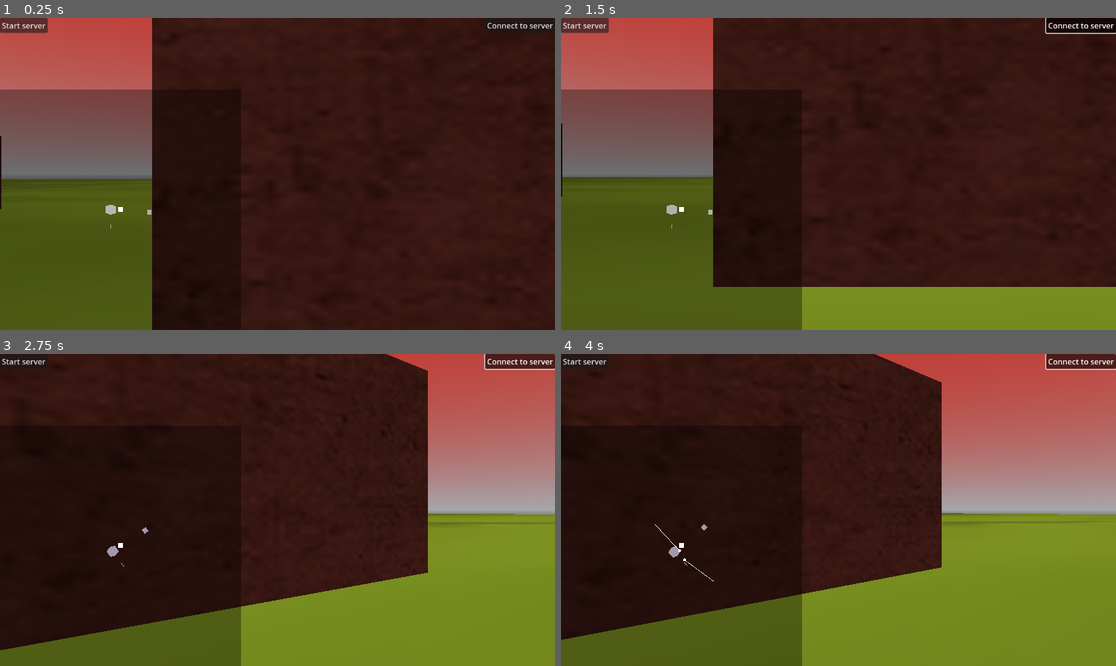
Above: before the commit, frames 1-4 (two rows, left to right).
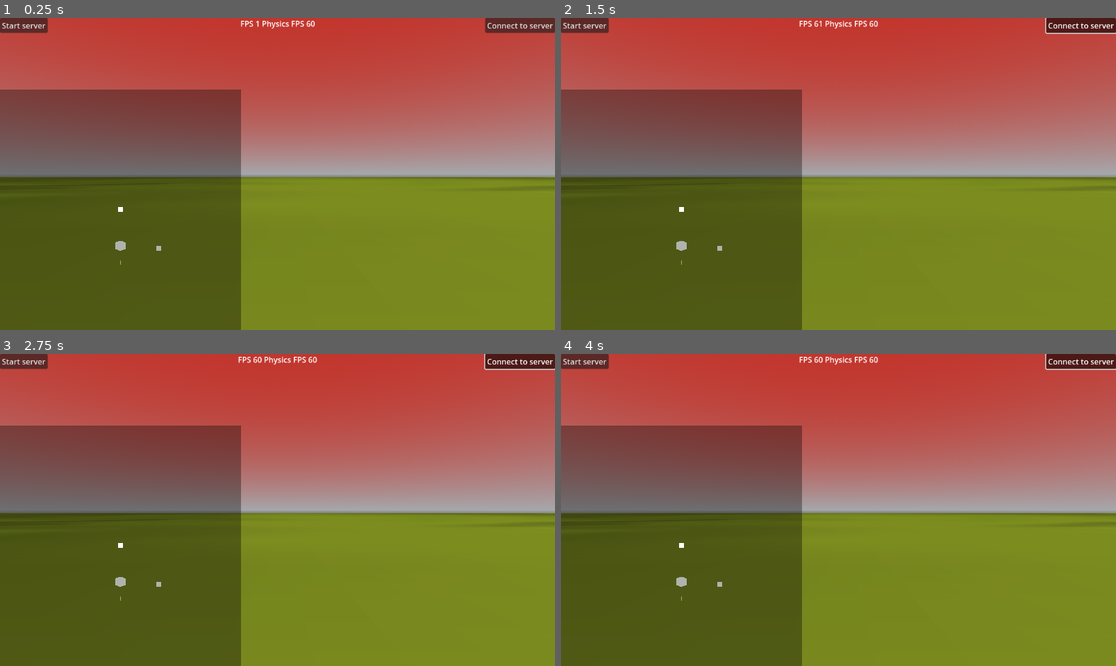
Above: after the commit, the same moments.

Repository: Gabooot/rebuild
Game: Godot game, scene res://game.tscn
Two runs of this game, one before a commit and one after it. Both use one fixed random seed, a clock stepped at 60 frames per second and the inputs below.
Inputs:
- Up to frame 1 (0.25 s): no input
- Up to frame 2 (1.5 s): click "Start server" at 0.5 s; click "Connect to server" at 1.25 s
- Up to frame 3 (2.75 s): hold Right (turn_right) from 2.03 s (still down); tap I (spawn) at 2.1 s
- Up to frame 4 (4 s): release Right (turn_right) at 2.78 s; hold Down (move_backward) 2.78-3.53 s; tap Delete (self-destruct) at 2.85 s; tap I (spawn) at 3.05, 3.8 s; hold Right (turn_right) from 3.53 s (still down); tap S (shoot) at 3.6 s

The runs differ from the first frame. In frame 1, 73% of the frame differs, in the area x 0-100%, y 0-100%; in frame 2, 63%; in frame 3, 63%; in frame 4, 54%.
Error before the commit: Invalid access to property or key 'global_position' on a base object of type 'null instance'. (res://client.gd:15)
Error after the commit: Invalid access to property or key 'velocity' on a base object of type 'null instance'. (res://client.gd:19)

Commit message:
primitive networking

Diff:
--- a/base.gd
+++ b/base.gd
@@ -10,13 +10,15 @@
 func _process(_delta):
 	#print(Engine.get_frames_per_second())
 	if Input.is_action_just_pressed('spawn'):
-		spawn(Vector3(0,3,0))
+		spawn(Vector3(0,3,0), 0)
 	if Input.is_action_just_pressed('self-destruct') and self.get_node_or_null('player'):
 		apoptose(self.get_node('player'))
 
-func spawn(location):
+func spawn(location, id_number):
+	print("id spawned: ", id_number)
 	var tank = preload("res://tank.tscn" )
 	var player = tank.instantiate()
+	player.name = str(id_number)
 	add_child(player)
 	player.position = location
 
--- a/client.gd
+++ b/client.gd
@@ -1,31 +1,58 @@
 extends Node
 
 var udp = PacketPeerUDP.new()
-var connected = false
+var is_connected = false
 @export var is_client = false
 func _ready():
 	if is_client:
 		udp.connect_to_host("127.0.0.1", 5194)
 
-func _process(_delta):
-	connect_to_server()
+func _physics_process(delta):
+	if not is_connected and is_client:
+		connect_to_server()
+	elif is_connected and is_client:
+		send_player_movement()
+		apply_server_update(delta)
 
 
 func connect_to_server():
-	var data = %player/collision.global_position
-	data = [data[0], data[1], data[2]]
-	if !connected and is_client:
+	var data = %player/collision.velocity
+	data = [data[0], data[1], data[2], %player/collision.angular_velocity]
+	if !is_connected and is_client:
 		udp.put_packet(PackedFloat32Array(data).to_byte_array())
 	elif is_client:
 		udp.put_packet(PackedFloat32Array(data).to_byte_array())
 	if udp.get_available_packet_count() > 0:
 		print("Connected: %s" % udp.get_packet().to_float32_array())
-		connected = true
+		%player/collision.global_position = Vector3(0, 0.5, 10)
+		is_connected = true
 
-func player_movement():
-	pass
+func send_player_movement() -> void:
+	var data = %player/collision.input_velocity
+	data = [data[0], data[1], data[2], %player/collision.angular_velocity]
+	udp.put_packet(PackedFloat32Array(data).to_byte_array())
+
+
+func apply_server_update(delta) -> void:
+	var packets = Array()
+	var player = %player/collision
+	#packets.append(udp.get_packet())
+	for i in range(0, udp.get_available_packet_count()):
+		var packet = udp.get_packet()
+		packets.append(extract_data_from_packet(packet))
+		packets.reverse()
+		player.recent_server_data.append_array(packets)
 
 func _on_client_button_button_up():
 	if not is_client:
 		is_client = true
 		udp.connect_to_host("127.0.0.1", 5194)
+
+func extract_data_from_packet(packet) -> Dictionary:
+	var data = Array(packet.to_float32_array())
+	var packet_dict = {"quat": Quaternion(data[0], data[1], data[2], data[3]),
+					"origin": Vector3(data[4], data[5], data[6]),
+					"velocity": Vector3(data[7], data[8], data[9]),
+					"angular_velocity": data[10],
+					"packet_number": data[11]}
+	return packet_dict
--- a/fps.gd
+++ b/fps.gd
@@ -7,5 +7,8 @@
 
 
 # Called every frame. 'delta' is the elapsed time since the previous frame.
-func _process(delta):
-	set_text("FPS " + String(Engine.get_frames_per_second()))
+func _process(_delta):
+	pass
+
+func _physics_process(delta):
+	set_text("FPS " + str(Engine.get_frames_per_second()) + " Physics FPS " + str(1/delta))
--- a/game.tscn
+++ b/game.tscn
@@ -17,6 +17,7 @@
 [ext_resource type="Script" path="res://player.gd" id="12_r3yd4"]
 [ext_resource type="Script" path="res://addons/smoothing/smoothing.gd" id="13_cvbsv"]
 [ext_resource type="Texture2D" uid="uid://dqgl1l1ebtf2y" path="res://BZtextures/blue_tank.png" id="14_aabfp"]
+[ext_resource type="Script" path="res://fps.gd" id="19_5uswt"]
 
 [sub_resource type="StandardMaterial3D" id="StandardMaterial3D_d0wba"]
 transparency = 4
@@ -38,13 +39,13 @@
 
 [sub_resource type="StandardMaterial3D" id="StandardMaterial3D_ir4qf"]
 shading_mode = 2
-specular_mode = 2
+diffuse_mode = 1
+specular_mode = 1
 albedo_texture = ExtResource("2_w8ucs")
 
 [sub_resource type="BoxMesh" id="BoxMesh_4cuws"]
 lightmap_size_hint = Vector2i(1004, 506)
 material = SubResource("StandardMaterial3D_ir4qf")
-add_uv2 = true
 size = Vector3(100, 0.1, 100)
 
 [sub_resource type="BoxShape3D" id="BoxShape3D_mtlcg"]
@@ -52,25 +53,25 @@
 
 [sub_resource type="StandardMaterial3D" id="StandardMaterial3D_jhtk0"]
 shading_mode = 2
-specular_mode = 2
+diffuse_mode = 1
+specular_mode = 1
 albedo_texture = ExtResource("4_h43vm")
 
 [sub_resource type="BoxMesh" id="BoxMesh_t74fi"]
 lightmap_size_hint = Vector2i(34, 51)
 material = SubResource("StandardMaterial3D_jhtk0")
-add_uv2 = true
 size = Vector3(3, 3, 3)
 
 [sub_resource type="StandardMaterial3D" id="StandardMaterial3D_x8lrk"]
 shading_mode = 2
-specular_mode = 2
+diffuse_mode = 1
+specular_mode = 1
 albedo_texture = ExtResource("4_h43vm")
 texture_repeat = false
 
 [sub_resource type="BoxMesh" id="BoxMesh_pgct8"]
 lightmap_size_hint = Vector2i(34, 51)
 material = SubResource("StandardMaterial3D_x8lrk")
-add_uv2 = true
 size = Vector3(3, 3, 3)
 
 [sub_resource type="StandardMaterial3D" id="StandardMaterial3D_wnkkh"]
@@ -98,6 +99,7 @@
 
 [sub_resource type="Sky" id="Sky_sqbtf"]
 sky_material = SubResource("ProceduralSkyMaterial_yh5wh")
+radiance_size = 6
 
 [sub_resource type="Environment" id="Environment_7rpx0"]
 background_mode = 2
@@ -106,19 +108,19 @@
 [node name="game" type="Node"]
 script = ExtResource("1_gsxox")
 
-[node name="server" type="Node" parent="."]
+[node name="UDPserver" type="Node" parent="."]
 script = ExtResource("2_jja4c")
 
-[node name="server_button" type="Button" parent="server"]
+[node name="server_button" type="Button" parent="UDPserver"]
 offset_right = 8.0
 offset_bottom = 8.0
 text = "Start server
 "
 
-[node name="client" type="Node" parent="."]
+[node name="UDPclient" type="Node" parent="."]
 script = ExtResource("3_ftabj")
 
-[node name="client_button" type="Button" parent="client"]
+[node name="client_button" type="Button" parent="UDPclient"]
 anchors_preset = 1
 anchor_left = 1.0
 anchor_right = 1.0
@@ -129,7 +131,7 @@
 text = "Connect to server"
 
 [node name="DirectionalLight3D" type="DirectionalLight3D" parent="."]
-transform = Transform3D(1, 0, 0, 0, -0.66262, 0.748956, 0, -0.748956, -0.66262, 0.908, 10, -0.516)
+transform = Transform3D(1, 0, 0, 0, -0.66262, 0.748956, 0, -0.748956, -0.66262, 0, 0, 0)
 
 [node name="teleporter" parent="." instance=ExtResource("7_jsc8d")]
 transform = Transform3D(1, 0, 0, 0, 1, 0, 0, 0, 1, 0, 2, 7)
@@ -224,7 +226,7 @@
 
 [node name="player" type="Node3D" parent="."]
 unique_name_in_owner = true
-transform = Transform3D(1, 0, 0, 0, 1, 0, 0, 0, 1, 4, 1, 0)
+transform = Transform3D(1, 0, 0, 0, 1, 0, 0, 0, 1, 0, 0.5, -15)
 
 [node name="collision" type="CharacterBody3D" parent="player"]
 input_ray_pickable = false
@@ -246,7 +248,7 @@
 mesh = SubResource("BoxMesh_jpywd")
 
 [node name="Camera3D" type="Camera3D" parent="."]
-fov = 45.0
+fov = 60.0
 script = ExtResource("4_ylhbn")
 
 [node name="radar" type="ColorRect" parent="."]
@@ -271,5 +273,18 @@
 [node name="WorldEnvironment" type="WorldEnvironment" parent="."]
 environment = SubResource("Environment_7rpx0")
 
-[connection signal="button_up" from="server/server_button" to="server" method="_on_server_button_button_up"]
-[connection signal="button_up" from="client/client_button" to="client" method="_on_client_button_button_up"]
+[node name="Label" type="Label" parent="."]
+anchors_preset = 5
+anchor_left = 0.5
+anchor_right = 0.5
+offset_left = -20.0
+offset_right = 20.0
+offset_bottom = 26.0
+grow_horizontal = 2
+size_flags_horizontal = 3
+size_flags_vertical = 6
+text = "Test"
+script = ExtResource("19_5uswt")
+
+[connection signal="button_up" from="UDPserver/server_button" to="UDPserver" method="_on_server_button_button_up"]
+[connection signal="button_up" from="UDPclient/client_button" to="UDPclient" method="_on_client_button_button_up"]
--- a/player.gd
+++ b/player.gd
@@ -1,58 +1,74 @@
 extends "Standard3D.gd"
 
 # Maximum speed of tank.
-@export var MAX_SPEED = 4
+@export var MAX_SPEED = 5
 # The downward acceleration when in the air, in meters per second squared.
 @export var GRAVITY = 9.8
 # Tank turn rate
-@export var TURN_SPEED = 1
+@export var TURN_SPEED = 0.8
 # Tank initial jump velocity
 @export var JUMP_SPEED = 8
 
 var new_acceleration = 100
 var new_speed = 0
-var new_vertical_velocity = 0
 var angular_velocity = 0
+var input_velocity = Vector3(0,0,0)
+var recent_server_data = Array()
+var current_packet_number = 0
 
-func _process(_delta):
+func _process(delta):
+	#print(self.rotation.y)
 	if Input.is_action_just_pressed("shoot"):
 		shoot()
 
 func _physics_process(delta):
-	rotate_object_local(Vector3.UP, angular_velocity*delta)
+	#rotate_object_local(Vector3.UP, 0.015)
+	#if not is_on_floor():
+		#self.axis_lock_linear_y = false
+		#input_velocity.y = -100
 
-	if not is_on_floor():
+	#self.axis_lock_linear_y = true
+	if Input.is_action_pressed("turn_right"):
+		angular_velocity = -TURN_SPEED
+	elif Input.is_action_pressed("turn_left"):
+		angular_velocity = TURN_SPEED
+	else:
+		angular_velocity = 0
+
+	if Input.is_action_pressed("move_forward"):
+		new_speed += new_acceleration * delta
+	elif Input.is_action_pressed("move_backward"):
+		new_speed -= new_acceleration * delta
+	else:
+		new_speed = 0
+
+	if new_speed > MAX_SPEED:
+		new_speed = MAX_SPEED
+	elif new_speed < -MAX_SPEED:
+		new_speed = -MAX_SPEED
+
+	input_velocity = transform.basis.z * -new_speed
+
+	if Input.is_action_pressed("jump"):
 		self.axis_lock_linear_y = false
-		velocity.y -= GRAVITY * delta
+		input_velocity.y = JUMP_SPEED
 
-	if is_on_floor():
-		self.axis_lock_linear_y = true
-		if Input.is_action_pressed("turn_right"):
-			angular_velocity = -TURN_SPEED
-		elif Input.is_action_pressed("turn_left"):
-			angular_velocity = TURN_SPEED
+	var data = null
+	#print(self.position.z)
+	if len(self.recent_server_data) > 0:
+		data = self.recent_server_data[-1]
+
+		self.velocity = data.velocity
+		if data.packet_number > current_packet_number:
+			self.global_position = data.origin
+			current_packet_number = data.packet_number
+			move_and_slide()
+			print("update: ", self.position.z, " packet number: ", current_packet_number)
 		else:
-			angular_velocity = 0
-
-		if Input.is_action_pressed("move_forward"):
-			new_speed += new_acceleration * delta
-		elif Input.is_action_pressed("move_backward"):
-			new_speed -= new_acceleration * delta
-		else:
-			new_speed = 0
-
-		if new_speed > MAX_SPEED:
-			new_speed = MAX_SPEED
-		elif new_speed < -MAX_SPEED:
-			new_speed = -MAX_SPEED
-
-		velocity = transform.basis.z * -new_speed
-
-		if Input.is_action_pressed("jump"):
-			self.axis_lock_linear_y = false
-			velocity.y = JUMP_SPEED
-
-	move_and_slide()
+			#print(self.rotation)
+			move_and_slide()
+			print("no updates: ", self.position.z, " packet number: ", current_packet_number)
+		self.rotate_object_local(Vector3.UP, data.angular_velocity*delta)
 
 func shoot():
 	var bullet = preload("res://bullet.tscn")
--- a/project.godot
+++ b/project.godot
@@ -25,9 +25,17 @@
 config/features=PackedStringArray("4.0", "Forward Plus")
 config/icon="res://icon.svg"
 
+[display]
+
+window/size/mode=4
+
 [editor]
 
 movie_writer/movie_file="/home/gaboot/godot/fourpointoh (copy)/radar.avi"
+
+[editor_plugins]
+
+enabled=PackedStringArray("res://addons/smoothing/plugin.cfg")
 
 [input]
 
@@ -77,19 +85,16 @@
 
 renderer/rendering_method="mobile"
 lights_and_shadows/directional_shadow/soft_shadow_filter_quality=0
-lights_and_shadows/directional_shadow/16_bits=false
 lights_and_shadows/positional_shadow/soft_shadow_filter_quality=0
+gl_compatibility/item_buffer_size=8192
+shader_compiler/shader_cache/strip_debug=true
 reflections/sky_reflections/texture_array_reflections=false
 global_illumination/gi/use_half_resolution=true
-shading/overrides/force_vertex_shading=true
-shading/overrides/force_lambert_over_burley=true
 textures/default_filters/use_nearest_mipmap_filter=true
 textures/default_filters/anisotropic_filtering_level=0
-camera/depth_of_field/depth_of_field_bokeh_shape=0
 environment/ssao/quality=0
 environment/ssil/quality=0
-global_illumination/sdfgi/probe_ray_count=0
-global_illumination/sdfgi/frames_to_update_lights=4
-limits/cluster_builder/max_clustered_elements=32.0
-anti_aliasing/quality/use_debanding=true
-mesh_lod/lod_change/threshold_pixels=2.0
+environment/glow/upscale_mode=0
+environment/screen_space_reflection/roughness_quality=0
+environment/subsurface_scattering/subsurface_scattering_quality=0
+textures/canvas_textures/default_texture_filter=2
--- a/server.gd
+++ b/server.gd
@@ -2,14 +2,16 @@
 
 var server = UDPServer.new()
 var peers = []
+var num_players : int = 0
 @onready var game = get_parent()
 @export var is_server = false
+var packet_number : float = 0.0
 
 func _ready():
 	if is_server:
 		server.listen(5194)
 
-func _process(_delta):
+func _physics_process(_delta):
 	server.poll()
 	if server.is_connection_available():
 		var peer : PacketPeerUDP = server.take_connection()
@@ -21,14 +23,46 @@
 		peer.put_packet(packet)
 
 		peers.append(peer)
-		game.spawn(Vector3(data[0],data[1],data[2]))
-	for i in range(0, peers.size()):
-		#print(i)
-		#print(peers[i].get_packet().to_float32_array())
-		pass
+		game.spawn(Vector3(0, 0.5, 10), num_players)
+		num_players = len(peers)
+	send_positions()
+	update_positions()
 
 
 func _on_server_button_button_up():
 	if not is_server:
 		is_server = true
 		server.listen(5194)
+
+func update_positions() -> void:
+	for i in range(0, peers.size()):
+		var tank = game.get_node(str(i) + "/tank")
+		for j in range(0, peers[i].get_available_packet_count()):
+			packet_number += 1.0
+			var data = Array(peers[i].get_packet().to_float32_array())
+			if data:
+				tank.velocity.x = data[0]
+				tank.velocity.z = data[2]
+				if data[1] == 8:
+					tank.velocity.y = data[1]
+				tank.angular_velocity = data[3]
+
+
+func send_positions() -> void:
+	for i in range(0, peers.size()):
+		var tank = game.get_node(str(i) + "/tank")
+		var quaternion = tank.global_transform.basis.get_rotation_quaternion()
+		var origin = tank.global_transform.origin
+		var velocity = tank.velocity
+		var angular_velocity = tank.angular_velocity
+		#print("server origin: ", origin, " server quaternion: ", quaternion)
+		#print("quat to basis: ", Basis(quaternion))
+		#var position = game.get_node(str(i) + "/tank").global_position
+		#var rotation = game.get_node(str(i) + "/tank").rotation
+		#print(game.get_node(str(i) + "/tank").transform.basis.x.x)
+		var data = PackedFloat32Array([quaternion.x, quaternion.y, quaternion.z, quaternion.w,\
+			origin.x, origin.y, origin.z, velocity.x, velocity.y, velocity.z,\
+			angular_velocity, packet_number]).to_byte_array()
+		#print("server data: ", Array(data.to_float32_array()), " Server quat: ", quaternion)
+		#packet_number += 1.0
+		peers[i].put_packet(data)
--- a/tank.tscn
+++ b/tank.tscn
@@ -1,34 +1,34 @@
 [gd_scene load_steps=7 format=3 uid="uid://bolus8g0pgdrj"]
 
-[ext_resource type="Script" path="res://player.gd" id="1_e6lc7"]
+[ext_resource type="Script" path="res://tank.gd" id="1_td4t7"]
 [ext_resource type="Texture2D" uid="uid://dqgl1l1ebtf2y" path="res://BZtextures/blue_tank.png" id="3_51o1y"]
 [ext_resource type="Script" path="res://addons/smoothing/smoothing.gd" id="3_o1hpr"]
 
-[sub_resource type="BoxShape3D" id="BoxShape3D_hixcc"]
+[sub_resource type="BoxShape3D" id="BoxShape3D_p8nn2"]
 
-[sub_resource type="StandardMaterial3D" id="StandardMaterial3D_13xql"]
+[sub_resource type="StandardMaterial3D" id="StandardMaterial3D_i2m21"]
 albedo_texture = ExtResource("3_51o1y")
 
-[sub_resource type="BoxMesh" id="BoxMesh_jpywd"]
-material = SubResource("StandardMaterial3D_13xql")
+[sub_resource type="BoxMesh" id="BoxMesh_u10hr"]
+material = SubResource("StandardMaterial3D_i2m21")
 
 [node name="Node3D" type="Node3D"]
 
-[node name="collision" type="CharacterBody3D" parent="."]
+[node name="tank" type="CharacterBody3D" parent="."]
 input_ray_pickable = false
 slide_on_ceiling = false
 wall_min_slide_angle = 0.0
 floor_max_angle = 1.39626
 floor_snap_length = 0.0
-script = ExtResource("1_e6lc7")
+script = ExtResource("1_td4t7")
 
-[node name="CollisionShape3D" type="CollisionShape3D" parent="collision"]
+[node name="CollisionShape3D" type="CollisionShape3D" parent="tank"]
 transform = Transform3D(1, 0, 0, 0, 1, 0, 0, 0, 2, 0, 0, 0)
-shape = SubResource("BoxShape3D_hixcc")
+shape = SubResource("BoxShape3D_p8nn2")
 
 [node name="visual" type="Node3D" parent="."]
 script = ExtResource("3_o1hpr")
-target = NodePath("../collision")
+target = NodePath("../tank")
 
 [node name="MeshInstance3D" type="MeshInstance3D" parent="visual"]
-mesh = SubResource("BoxMesh_jpywd")
+mesh = SubResource("BoxMesh_u10hr")
Not shown: 2 places in bullet.tscn that only renumber resources
Binary file changed: game.exr
Not shown, changed: game.exr.import
Binary file changed: game.lmbake
Not shown: 1 places in game.tscn that only renumber resources
Not shown, changed: buggy.x86_64
Not shown, changed: fourpointoh.x86_64
Not shown, removed: untitled.blend
